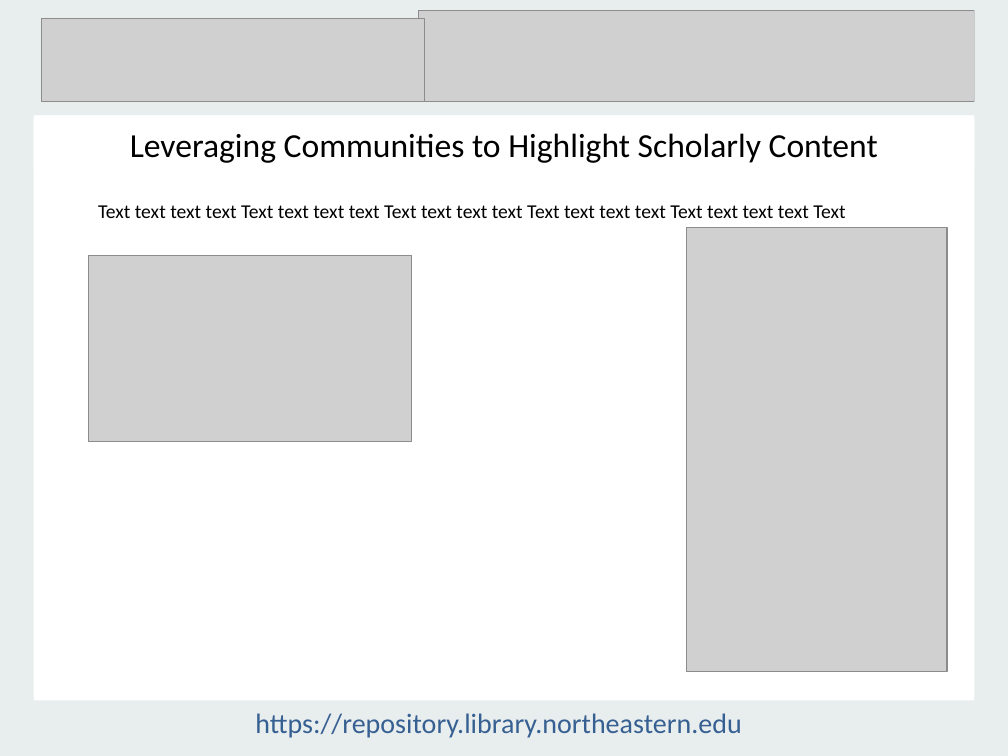
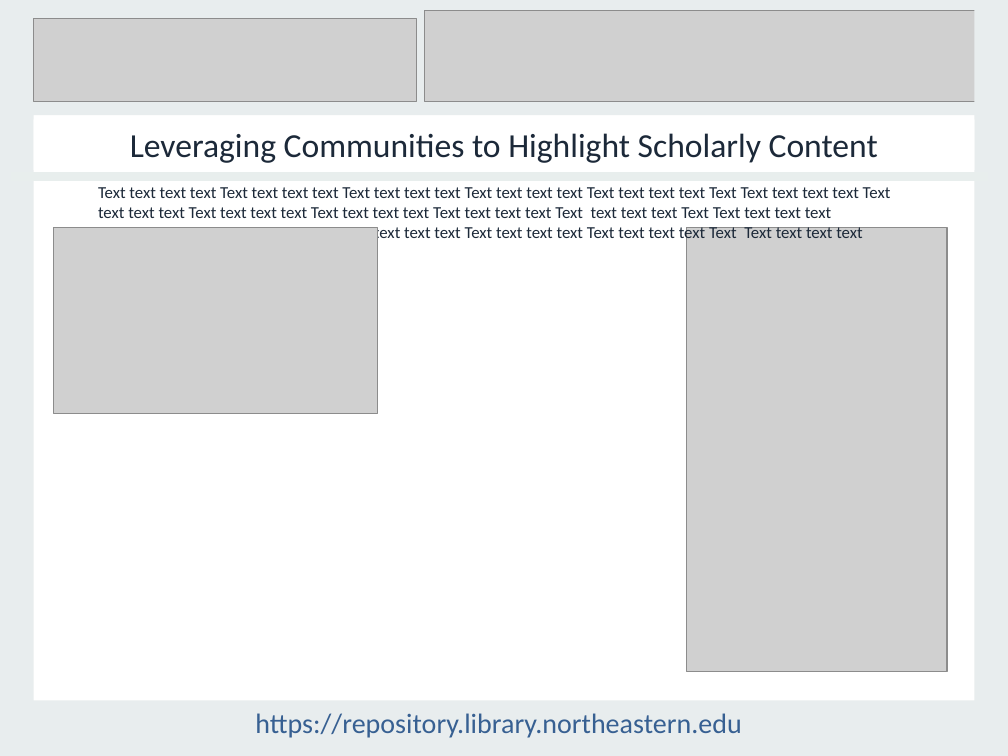
Before and after one commit to sarahjeansweeney/various_files, a slide deck: slide 1 of Presentations/Open Repositories 2015/ORCommunities.pptx (slide 2 before the commit). Drawn at 1008x756 pixels with LibreOffice and Linux fonts; fonts in the diff are those of the drawing; grey boxes stand for pictures. Boxes give left, top, right and bottom in pixels: in the first picture for what was removed or moved away, otherwise in the second. Text is boxed around its words. In the diff, an @@ line names an element or a change of style, - is before the commit and + after.

Commit message:
Updated images, poster formatting

```diff
--- a/Presentations/Open Repositories 2015/ORCommunities.pptx
+++ b/Presentations/Open Repositories 2015/ORCommunities.pptx
@@ picture: place and size @@
-picture at [41,18,424,102]
+picture at [33,18,416,102]
@@ picture: place and size @@
-picture at [418,10,975,102]
+picture at [425,10,982,102]
@@ rectangle "Leveraging Communities to Highlight Scholarly ...": place and size @@
-rectangle "Leveraging Communities to Highlight Scholarly ..." at [130,133,878,163]
+rectangle "Leveraging Communities to Highlight Scholarly ..." at [33,120,974,170]
@@ rectangle "Leveraging Communities to Highlight Scholarly ..." at [33,120,974,170]: text colour #000000 to #1C2939 @@
@@ line added from (11, 176) to (988, 176), #E8EEED 6 pt @@
@@ text at [98,187,891,243]: text changed; size 14 to 12 pt; text colour #000000 to #1C2939 @@
-Text text text text Text text text text Text text text text Text text text text Text text text text Text
+Text text text text Text text text text Text text text text Text text text text Text text text text Text Text text text text Text text text text Text text text text Text text text text Text text text text Text text text text Text Text text text text
+Text text text text Text text text text Text text text text Text text text text Text text text text Text Text text text text
@@ picture: place and size @@
-picture at [88,256,411,442]
+picture at [53,228,377,413]
```
Also in this commit, not shown: 2 slides added, 2 slides removed, 5 other files.
